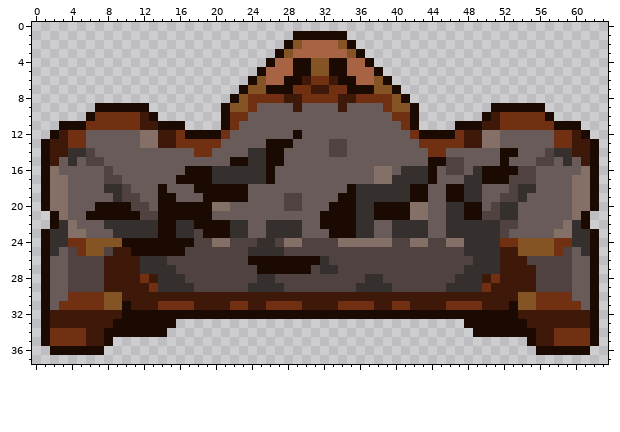
File history of a pixel-art sprite, Levels/Art/GreyCouch.png. The picture above is the old version.
The file is 64x38 pixels.
New version:
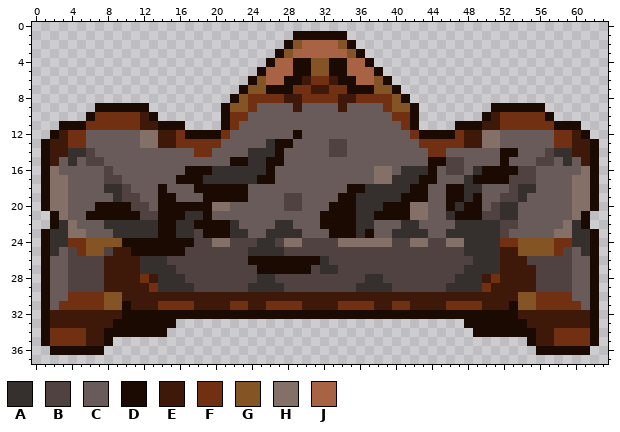
Palette (. is transparent): A #352f2e  B #4f4240  C #695b59  D #1a0a01  E #3e1909  F #723012  G #845425  H #847066  J #a76343
Diff:
@@ x 15..51 @@
 12 EFDDDDFCCCCCCCDCCCCCCCCCCCCFDDDDFEEHH
-13 EFFFFFCCCCCDDDCCCCBBCCCCCCCCFFFFFEEHH
-14 CCCFFCCCCAADDCCCCCBBCCCCCCCCCFFCCCCCC
+13 EFFFFFCCCCCADDCCCCBBCCCCCCCCFFFFFEEHH
+14 CCCFFCCCCAAADCCCCCBBCCCCCCCCCFFCCCCCC
 15 CCCCCCCDDAADDCCCCCCCCCCCCCCCCDDBBCCCC
 16 CCDDDAAAAAADCCCCCCCCCCCHHCAAADCBBCADD
-17 CDDDDAAAAAADCCCCCCCCCCCHHAAAADCCCAADD
-18 CCCDDDDDDCCCCCCCCCCCDAAAAAADDCCDDAACC
-19 DCCCDDDDDCCCCBBCCCCDDAAAAAADDCCDDAACC
-20 DDDDDHHCCCCCCBBCCCDDDAADDDDHHCCAADDCB
-21 DDDDDCCCCCCCCCCCCDDDDAADDDDHHCCAADDBB
-22 DAADDDDAACCAAAACCDDDDAACCAAAACCAAAAAA
-23 DAABDDDAACCAAAACCCDDDAACCAAAACCAAAAAA
+17 CDDDAAAAAADDCCCCCCCCCCCHHAAADDCCCADDD
+18 CCCDDDDDDCCCCCCCCCCCDDAAAAADDCCDDAACC
+19 DCCCDDDDDCCCCBBCCCCDDAAAAADDDCCDDADCC
+20 DDDDDHHCCCCCCBBCCCDDDAAADDDHHCCDADDCB
+21 DDAADCCCCCCCCCCCCDDDDAADDDDHHCCADDDBB
+22 DAADDDDACCCCAACCCDDDDAACCCAACCCCAAAAA
+23 DAABDDDAACCAAAACCCDDDADCCAAAACCAAAAAA
 24 DDDBBHHBBBAABHHBBBBHHHHHHBBHHBBHHAAAA
Where, in picture pixels (left, top, right, bottom), the same in both pictures:
changed: (257, 139, 275, 184)
changed: (203, 175, 212, 184)
changed: (356, 175, 482, 238)
changed: (185, 211, 302, 229)
